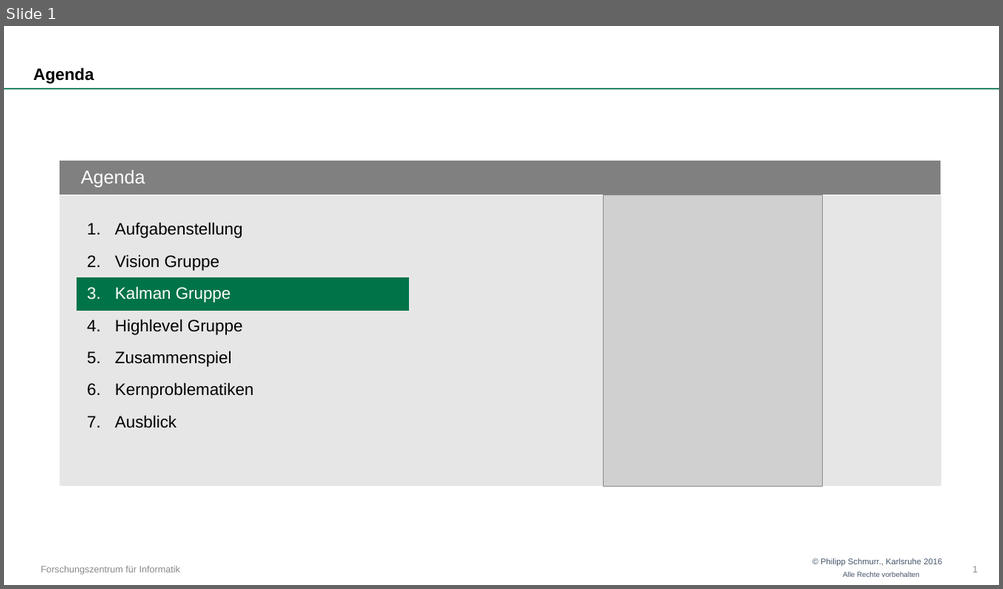
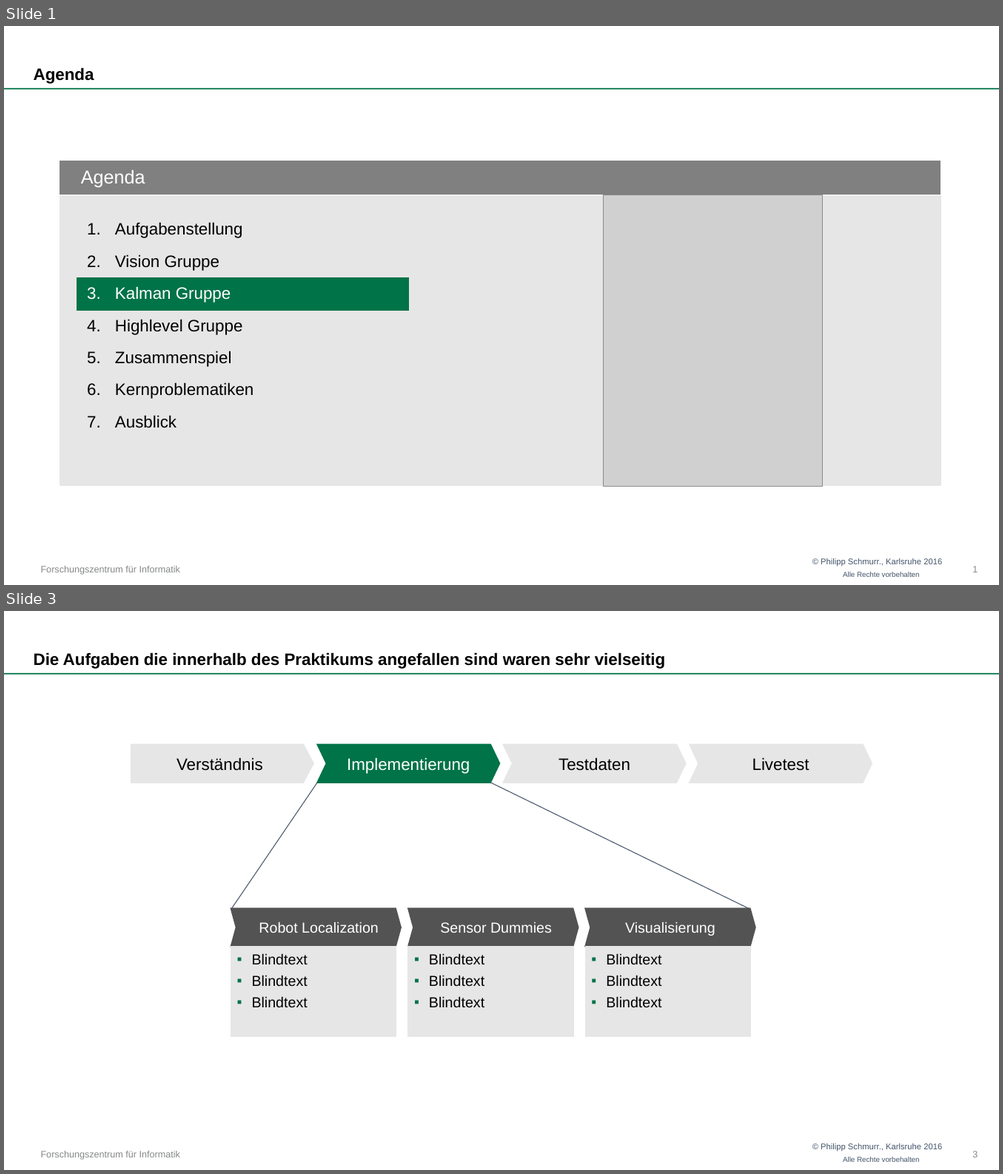
Before and after one commit to OtonoKakuei/robprak1516-documentation, a slide deck: robprak1516-presentation-kalman.pptx. Shown one above the other, each under a label of ours: slide 1 before the commit, slides 1 and 3 after it; the slides between them are not shown. The pictures are 1003x589 and 1003x1174 pixels, drawn with LibreOffice and Linux fonts; fonts in the diff are those of the drawing; grey boxes stand for pictures; background and template pictures are left out. Boxes give left, top, right and bottom in pixels: in the first picture for what was removed or moved away, otherwise in the second. Text is boxed around its words. In the diff, an @@ line names an element or a change of style, - is before the commit and + after.

```diff
--- a/robprak1516-presentation-kalman.pptx
+++ b/robprak1516-presentation-kalman.pptx
@@ slide 3 added at (x1=4, y1=611, x2=999, y2=1170), background #FFFFFF; not listed: 4 template elements that a slide beside it also shows @@
@@ title added at (x1=34, y1=652, x2=666, y2=669), 16 pt, text #000000, bold @@
+Die Aufgaben die innerhalb des Praktikums angefallen sind waren sehr vielseitig
@@ pentagon arrow added at (x1=131, y1=744, x2=313, y2=783), fill #E7E6E6, outline #E7E6E6 1.5 pt, 16 pt, text #000000 @@
+Verständnis
@@ chevron added at (x1=317, y1=744, x2=499, y2=783), fill #007348, outline #007348 1.5 pt, 16 pt, text #FFFFFF @@
+Implementierung
@@ chevron added at (x1=504, y1=744, x2=686, y2=783), fill #E7E6E6, outline #E7E6E6 1.5 pt, 16 pt, text #000000 @@
+Testdaten
@@ chevron added at (x1=690, y1=744, x2=872, y2=783), fill #E7E6E6, outline #E7E6E6 1.5 pt, 16 pt, text #000000 @@
+Livetest
@@ line added from (317, 783) to (231, 909), #44546A 0.75 pt @@
@@ line added from (490, 783) to (750, 909), #44546A 0.75 pt @@
@@ chevron added at (x1=231, y1=908, x2=400, y2=947), fill #525252, outline #525252 1.5 pt, 14 pt, text #FFFFFF @@
+Robot Localization
@@ chevron added at (x1=408, y1=908, x2=578, y2=947), fill #525252, outline #525252 1.5 pt, 14 pt, text #FFFFFF @@
+Sensor Dummies
@@ chevron added at (x1=585, y1=908, x2=754, y2=947), fill #525252, outline #525252 1.5 pt, 14 pt, text #FFFFFF @@
+Visualisierung
@@ rectangle added at (x1=231, y1=948, x2=395, y2=1037), fill #E7E6E6, outline #E7E6E6 1.5 pt, 14 pt, text #000000 @@
+▪ Blindtext
+  ▪ Blindtext
+    ▪ Blindtext
@@ rectangle added at (x1=408, y1=948, x2=573, y2=1037), fill #E7E6E6, outline #E7E6E6 1.5 pt, 14 pt, text #000000 @@
+▪ Blindtext
+  ▪ Blindtext
+    ▪ Blindtext
@@ rectangle added at (x1=585, y1=948, x2=750, y2=1037), fill #E7E6E6, outline #E7E6E6 1.5 pt, 14 pt, text #000000 @@
+▪ Blindtext
+  ▪ Blindtext
+    ▪ Blindtext
@@ page number added at (x1=972, y1=1151, x2=977, y2=1158), 9 pt, text #868889 @@
+3
```
Also in this commit, not shown: 4 other slides added, 1 slide removed.
